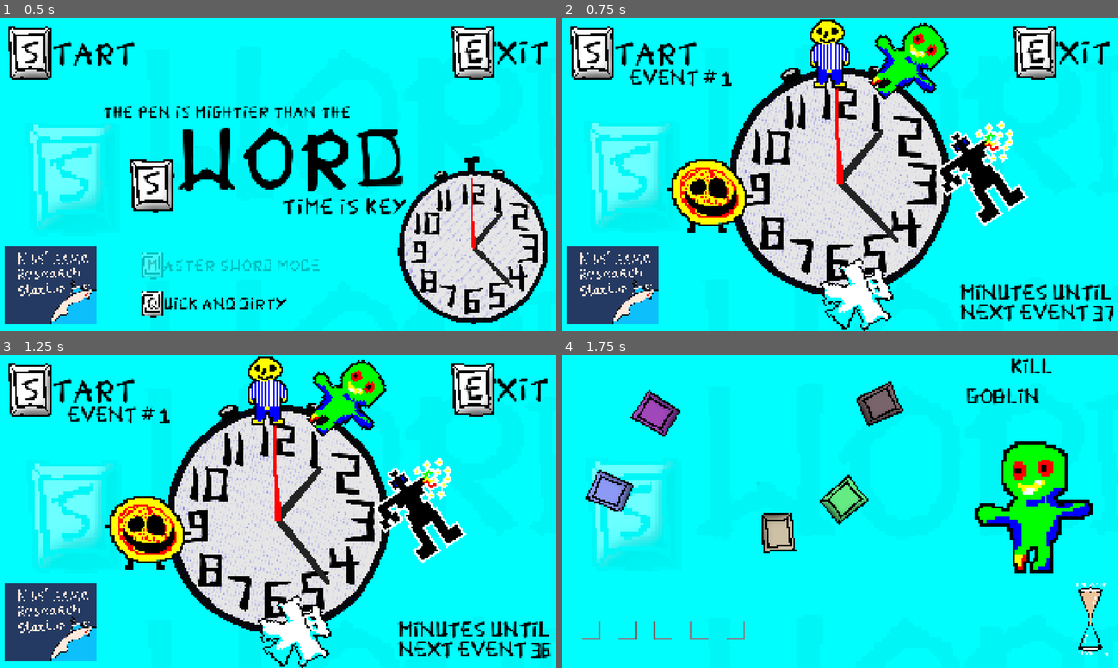
Above: before the commit, frames 1-4 (two rows, left to right).
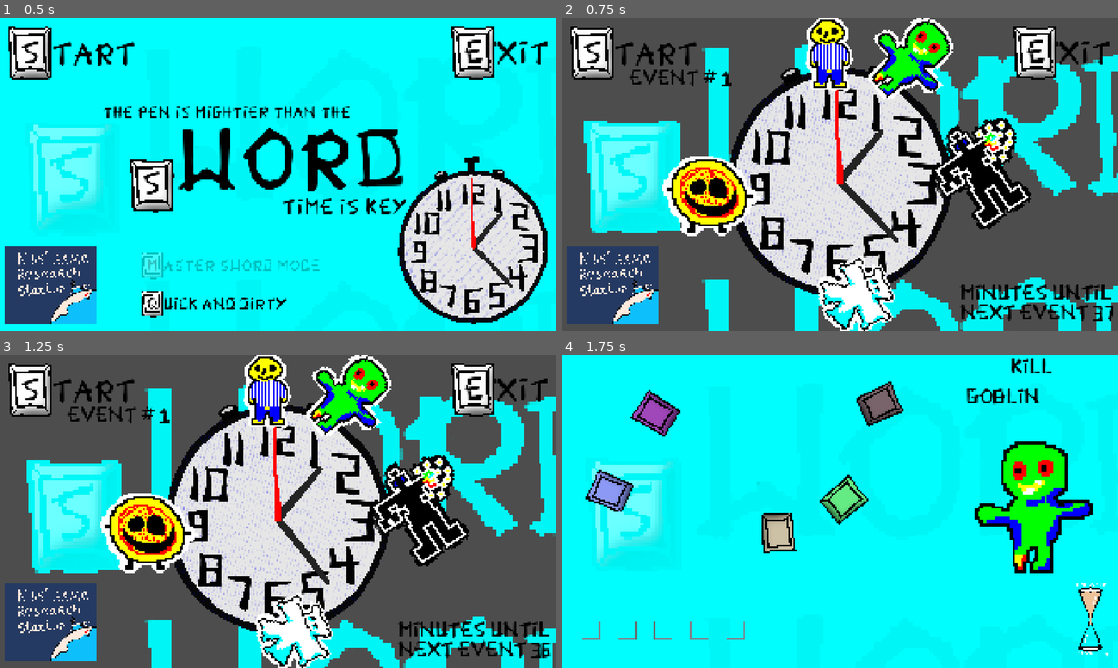
Above: after the commit, the same moments.

Repository: perlindgren/s_word
Game: Godot game, scene res://scenes/game_manager.tscn
Two runs of this game, one before a commit and one after it. Both use one fixed random seed, a clock stepped at 60 frames per second and the inputs below.
Inputs (mouse positions are in pixels of both pictures, inside the frame that each line leads up to):
- Up to frame 1 (0.5 s): no input
- Up to frame 2 (0.75 s): click (589, 52) at 0.5 s
- Up to frame 3 (1.25 s): no input
- Up to frame 4 (1.75 s): click (589, 389) at 1.25 s

Frame 1 is identical in both runs. In frame 2, 46% of the frame differs, in the area x 0-100%, y 0-100%; in frame 3, 47%; in frame 4, nothing differs.

Commit message:
new stickers and fel sticker

Diff:
--- a/scenes/game_loop_menu.tscn
+++ b/scenes/game_loop_menu.tscn
@@ -7,18 +7,18 @@
 [ext_resource type="FontFile" uid="uid://n74onkhokknh" path="res://assets/fonts/JameGem08_2026-Regular.ttf" id="3_cu3jl"]
 [ext_resource type="Texture2D" uid="uid://dfn6rnas4njwt" path="res://assets/sprites/N65.png" id="5_rvywj"]
 [ext_resource type="PackedScene" uid="uid://cbclmpycumvqq" path="res://scenes/clock.tscn" id="6_icjmd"]
-[ext_resource type="Texture2D" uid="uid://b2vmh4xlqpkst" path="res://assets/sprites/events/HouseOnFire.png" id="7_18kbl"]
-[ext_resource type="Texture2D" uid="uid://cgvkrbfcd2rfn" path="res://assets/sprites/events/Goblin.png" id="8_0xkhp"]
-[ext_resource type="Texture2D" uid="uid://c1pdx7531wx2h" path="res://assets/sprites/events/Dog.png" id="9_yq88f"]
-[ext_resource type="Texture2D" uid="uid://c8cwetmpllo4m" path="res://assets/sprites/events/Dwarf.png" id="10_qngwn"]
-[ext_resource type="Texture2D" uid="uid://cfem77mgm4tku" path="res://assets/sprites/events/Cake.png" id="11_2uy04"]
-[ext_resource type="Texture2D" uid="uid://6vbpx7srdwqu" path="res://assets/sprites/events/JohnSmith.png" id="12_u16os"]
-[ext_resource type="Texture2D" uid="uid://dow7qn4tpfldv" path="res://assets/sprites/events/Seagul.png" id="13_iyxtv"]
-[ext_resource type="Texture2D" uid="uid://41tqgv6pr46o" path="res://assets/sprites/events/Robot.png" id="14_v1b1m"]
-[ext_resource type="Texture2D" uid="uid://uj1uaukpnjsl" path="res://assets/sprites/events/Plillowman.png" id="15_35wn2"]
-[ext_resource type="Texture2D" uid="uid://sa1ucatvxkd8" path="res://assets/sprites/events/Fish.png" id="16_jx68v"]
-[ext_resource type="Texture2D" uid="uid://cjuuvw8wdi3j1" path="res://assets/sprites/events/Pizza.png" id="17_weq0d"]
-[ext_resource type="Texture2D" uid="uid://8xdk4vr7l4r5" path="res://assets/sprites/events/Cat.png" id="18_qlxap"]
+[ext_resource type="Texture2D" uid="uid://b1f6g44rnipa5" path="res://assets/sprites/stickers/StickerOutline/GoblinSticker.png" id="8_yq88f"]
+[ext_resource type="Texture2D" uid="uid://dffe4n6hdjnp0" path="res://assets/sprites/stickers/StickerOutline/DwarfSticker.png" id="9_qngwn"]
+[ext_resource type="Texture2D" uid="uid://dq4rw7uehqbxi" path="res://assets/sprites/stickers/StickerOutline/RobotSticker.png" id="10_2uy04"]
+[ext_resource type="Texture2D" uid="uid://ddft27tto3nyy" path="res://assets/sprites/stickers/StickerOutline/HouseOnFireSticker.png" id="11_u16os"]
+[ext_resource type="Texture2D" uid="uid://dr315cnfwcgku" path="res://assets/sprites/stickers/StickerOutline/DogSticker.png" id="12_iyxtv"]
+[ext_resource type="Texture2D" uid="uid://bukw2yfml0spy" path="res://assets/sprites/stickers/StickerOutline/PillowmanSticker.png" id="13_v1b1m"]
+[ext_resource type="Texture2D" uid="uid://p8gx6jme30ex" path="res://assets/sprites/stickers/StickerOutline/SeagullSticker.png" id="14_35wn2"]
+[ext_resource type="Texture2D" uid="uid://d3ew6x6rywegj" path="res://assets/sprites/stickers/StickerOutline/CatSticker.png" id="15_jx68v"]
+[ext_resource type="Texture2D" uid="uid://crs2ls1t0fwuf" path="res://assets/sprites/stickers/StickerOutline/PizzaSticker.png" id="16_weq0d"]
+[ext_resource type="Texture2D" uid="uid://ex4w1ek8tcei" path="res://assets/sprites/stickers/StickerOutline/FishSticker.png" id="17_qlxap"]
+[ext_resource type="Texture2D" uid="uid://ohtqsd5ggym3" path="res://assets/sprites/stickers/StickerOutline/CakeSticker.png" id="18_7epo8"]
+[ext_resource type="Texture2D" uid="uid://dlpbj7w4o7y08" path="res://assets/sprites/stickers/StickerOutline/JohnSticker.png" id="19_2v0mc"]
 [ext_resource type="Texture2D" uid="uid://bhoq65j3rfasw" path="res://assets/sprites/stickers/YourDidGoodSticker.png" id="20_yq88f"]
 
 [sub_resource type="FontVariation" id="FontVariation_0xkhp"]
@@ -33,6 +33,7 @@
 layer = -10
 
 [node name="ColorRect" type="ColorRect" parent="CanvasLayer" unique_id=80293969]
+visible = false
 anchors_preset = 15
 anchor_right = 1.0
 anchor_bottom = 1.0
@@ -242,70 +243,71 @@
 position = Vector2(1217, 202.00003)
 rotation = 0.8150688
 scale = Vector2(6.5, 6.5)
-texture = ExtResource("8_0xkhp")
+texture = ExtResource("8_yq88f")
 
 [node name="Dwarf" type="Sprite2D" parent="Cleared" unique_id=1311489813]
 position = Vector2(1372, 349)
 scale = Vector2(8, 8)
-texture = ExtResource("10_qngwn")
+texture = ExtResource("9_qngwn")
 
 [node name="Robot" type="Sprite2D" parent="Cleared" unique_id=854933758]
 position = Vector2(1446, 593.99994)
 rotation = -0.58119464
 scale = Vector2(8, 8)
-texture = ExtResource("14_v1b1m")
+texture = ExtResource("10_2uy04")
 
 [node name="HouseOnFire" type="Sprite2D" parent="Cleared" unique_id=295369755]
 position = Vector2(1396.0001, 805.00006)
 scale = Vector2(6, 6)
-texture = ExtResource("7_18kbl")
+texture = ExtResource("11_u16os")
 
 [node name="Dog" type="Sprite2D" parent="Cleared" unique_id=1639704929]
 position = Vector2(1244, 928)
 scale = Vector2(8, 8)
-texture = ExtResource("9_yq88f")
+texture = ExtResource("12_iyxtv")
 
 [node name="Plillowman" type="Sprite2D" parent="Cleared" unique_id=298825804]
 position = Vector2(1013.00006, 1008)
 rotation = 1.1623893
 scale = Vector2(5, 5)
-texture = ExtResource("15_35wn2")
+texture = ExtResource("13_v1b1m")
 
 [node name="Seagul" type="Sprite2D" parent="Cleared" unique_id=1676229114]
 position = Vector2(786.00006, 1002.99994)
 scale = Vector2(5, 5)
-texture = ExtResource("13_iyxtv")
+texture = ExtResource("14_35wn2")
 
 [node name="Cat" type="Sprite2D" parent="Cleared" unique_id=924985852]
 position = Vector2(626.00006, 878)
 rotation = 0.58119464
 scale = Vector2(9, 9)
-texture = ExtResource("18_qlxap")
+texture = ExtResource("15_jx68v")
 
 [node name="Pizza" type="Sprite2D" parent="Cleared" unique_id=970042875]
 position = Vector2(506.99997, 655)
 scale = Vector2(7, 7)
-texture = ExtResource("17_weq0d")
+texture = ExtResource("16_weq0d")
 
 [node name="Fish" type="Sprite2D" parent="Cleared" unique_id=495400481]
 position = Vector2(506.99997, 405)
 rotation = 0.4660029
 scale = Vector2(6.5, 6.5)
-texture = ExtResource("16_jx68v")
+texture = ExtResource("17_qlxap")
 
 [node name="Cake" type="Sprite2D" parent="Cleared" unique_id=679579692]
 position = Vector2(708.99994, 185.00002)
 rotation = 0.58119464
 scale = Vector2(6, 6)
-texture = ExtResource("11_2uy04")
+texture = ExtResource("18_7epo8")
 
 [node name="JohnSmith" type="Sprite2D" parent="Cleared" unique_id=1793670422]
 position = Vector2(928.00006, 171)
 scale = Vector2(6, 6)
-texture = ExtResource("12_u16os")
+texture = ExtResource("19_2v0mc")
 
 [node name="YourDidGoodSticker" type="Sprite2D" parent="Cleared" unique_id=1787600163]
-position = Vector2(158.99997, 706.00006)
+visible = false
+position = Vector2(171, 604.00006)
 scale = Vector2(0.1, 0.1)
 texture = ExtResource("20_yq88f")
 
@@ -343,6 +345,82 @@
 theme_override_font_sizes/font_size = 64
 text = "EVENT #7"
 
+[node name="Failed" type="Node2D" parent="." unique_id=502168101]
+visible = false
+position = Vector2(0, -48)
+
+[node name="Goblin" type="Sprite2D" parent="Failed" unique_id=766008302]
+position = Vector2(1217, 202.00003)
+rotation = 0.8150688
+scale = Vector2(0.1, 0.1)
+texture = ExtResource("20_yq88f")
+
+[node name="Dwarf" type="Sprite2D" parent="Failed" unique_id=1835668565]
+position = Vector2(1372, 349)
+scale = Vector2(0.1, 0.1)
+texture = ExtResource("20_yq88f")
+
+[node name="Robot" type="Sprite2D" parent="Failed" unique_id=2031735054]
+position = Vector2(1446, 593.99994)
+rotation = -0.58119464
+scale = Vector2(0.1, 0.1)
+texture = ExtResource("20_yq88f")
+
+[node name="HouseOnFire" type="Sprite2D" parent="Failed" unique_id=1514328790]
+position = Vector2(1396.0001, 805.00006)
+scale = Vector2(0.1, 0.1)
+texture = ExtResource("20_yq88f")
+
+[node name="Dog" type="Sprite2D" parent="Failed" unique_id=1721695034]
+position = Vector2(1244, 928)
+scale = Vector2(0.1, 0.1)
+texture = ExtResource("20_yq88f")
+
+[node name="Plillowman" type="Sprite2D" parent="Failed" unique_id=779377216]
+position = Vector2(1013.00006, 1008)
+rotation = 1.1623893
+scale = Vector2(0.1, 0.1)
+texture = ExtResource("20_yq88f")
+
+[node name="Seagul" type="Sprite2D" parent="Failed" unique_id=1276860484]
+position = Vector2(786.00006, 1002.99994)
+scale = Vector2(0.1, 0.1)
+texture = ExtResource("20_yq88f")
+
+[node name="Cat" type="Sprite2D" parent="Failed" unique_id=1007630068]
+position = Vector2(626.00006, 878)
+rotation = 0.58119464
+scale = Vector2(0.1, 0.1)
+texture = ExtResource("20_yq88f")
+
+[node name="Pizza" type="Sprite2D" parent="Failed" unique_id=310707531]
+position = Vector2(506.99997, 655)
+scale = Vector2(0.1, 0.1)
+texture = ExtResource("20_yq88f")
+
+[node name="Fish" type="Sprite2D" parent="Failed" unique_id=504654120]
+position = Vector2(506.99997, 405)
+rotation = 0.4660029
+scale = Vector2(0.1, 0.1)
+texture = ExtResource("20_yq88f")
+
+[node name="Cake" type="Sprite2D" parent="Failed" unique_id=1968293483]
+position = Vector2(708.99994, 185.00002)
+rotation = 0.58119464
+scale = Vector2(0.1, 0.1)
+texture = ExtResource("20_yq88f")
+
+[node name="JohnSmith" type="Sprite2D" parent="Failed" unique_id=1925975200]
+position = Vector2(928.00006, 171)
+scale = Vector2(0.1, 0.1)
+texture = ExtResource("20_yq88f")
+
+[node name="YourDidGoodSticker" type="Sprite2D" parent="Failed" unique_id=1256584921]
+visible = false
+position = Vector2(171, 604.00006)
+scale = Vector2(0.1, 0.1)
+texture = ExtResource("20_yq88f")
+
 [connection signal="mouse_entered" from="ExitButton/ExitButton" to="ExitButton/ExitButton" method="_on_mouse_entered"]
 [connection signal="mouse_exited" from="ExitButton/ExitButton" to="ExitButton/ExitButton" method="_on_mouse_exited"]
 [connection signal="pressed" from="ExitButton/ExitButton" to="." method="_on_exit_button_pressed"]
Binary file added: assets/sprites/stickers/StickerOutline/CakeSticker.png
Not shown, added: assets/sprites/stickers/StickerOutline/CakeSticker.png.import
Binary file added: assets/sprites/stickers/StickerOutline/CatSticker.png
Not shown, added: assets/sprites/stickers/StickerOutline/CatSticker.png.import
Binary file added: assets/sprites/stickers/StickerOutline/DogSticker.png
Not shown, added: assets/sprites/stickers/StickerOutline/DogSticker.png.import
Binary file added: assets/sprites/stickers/StickerOutline/DwarfSticker.png
Not shown, added: assets/sprites/stickers/StickerOutline/DwarfSticker.png.import
Binary file added: assets/sprites/stickers/StickerOutline/FishSticker.png
Not shown, added: assets/sprites/stickers/StickerOutline/FishSticker.png.import
Binary file added: assets/sprites/stickers/StickerOutline/GoblinSticker.png
Not shown, added: assets/sprites/stickers/StickerOutline/GoblinSticker.png.import
(and 14 more such lines)
